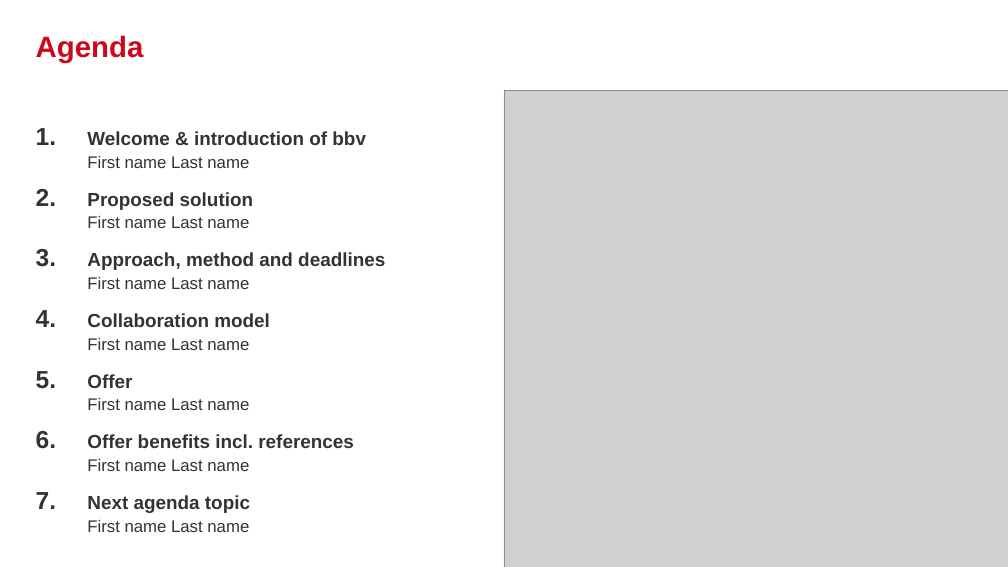
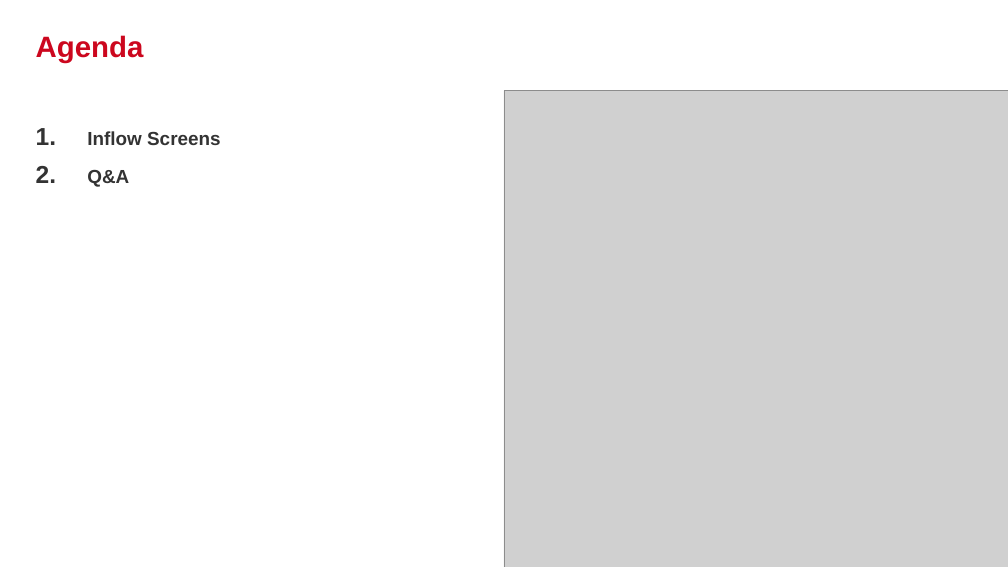
Before and after one commit to khoado-dev/ypp4-dotnet-inflow, a slide deck: slide 4 of AuthenticationInFlowSystem.pptx. Drawn at 1008x567 pixels with LibreOffice and Linux fonts; fonts in the diff are those of the drawing; grey boxes stand for pictures; background and template pictures are left out. Boxes give left, top, right and bottom in pixels: in the first picture for what was removed or moved away, otherwise in the second. Text is boxed around its words. In the diff, an @@ line names an element or a change of style, - is before the commit and + after.

Commit message:
add: add slide for UI of authentication in inflow

```diff
--- a/AuthenticationInFlowSystem.pptx
+++ b/AuthenticationInFlowSystem.pptx
@@ text at (87,131,221,187): text changed @@
-1. Welcome & introduction of bbv
-  First name Last name
-2. Proposed solution
-  First name Last name
-3. Approach, method and deadlines
-  First name Last name
-4. Collaboration model
-  First name Last name
-5. Offer
-  First name Last name
-6. Offer benefits incl. references
-  First name Last name
-7. Next agenda topic
-  First name Last name
+1. Inflow Screens
+2. Q&A
```
Also in this commit, not shown: 1 other slide changed, 9 slides added.
